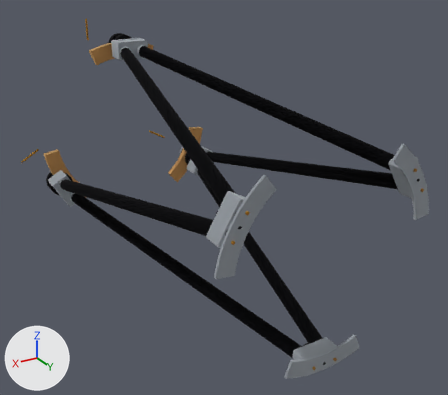
Two versions of the glTF model goto-rebuild/out/truss_joints/joints_full.glb, one commit apart.
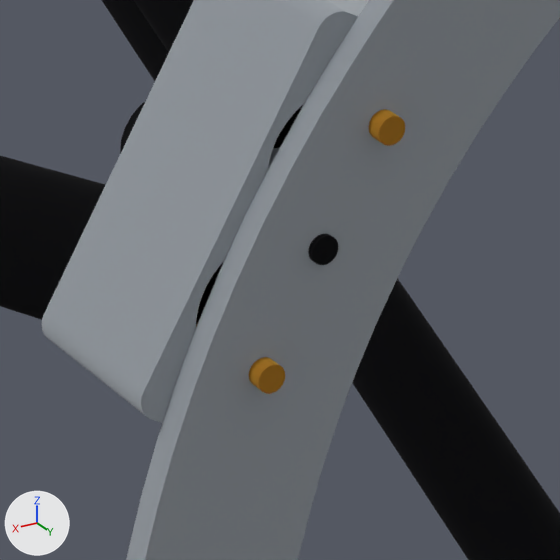
The first picture shows the older version from a 50 mm lens placed at (718.0, 1649.0, 580.0), pointed at (-87.0, 308.0, -90.0). The close-ups show the older and then the newer version on the part from 45% to 60% of the width and 50% to 67% of the height of that picture. Only the edits that show in the close-ups are written down. Arrows for +X, +Y and +Z are at lower left; the lights stay in place. Where no turn or scale is listed for an object, it has been applied to the vertices. Vertices at exactly the same position are counted once.

The first close-up shows 'cage_ring_30', 'pair_block_30', 'pair_dowels_30', 'pair_knob_30', 'pole_270_-1', 'pole_30_-1', 'pole_30_1'.
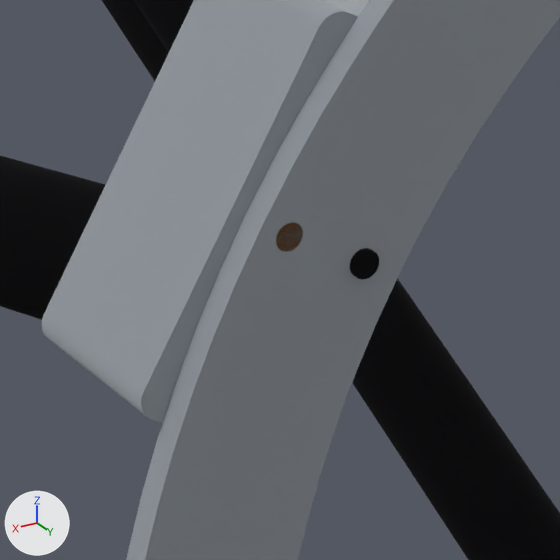
Diff of the bpy script that builds the scene:
```diff
--- a/goto-rebuild/out/truss_joints/joints_full.glb.py
+++ b/goto-rebuild/out/truss_joints/joints_full.glb.py
@@ me_pair_block_30 @@
 # used by ob_pair_block_30; location = (0.0, 0.0, 0.0)
-me_pair_block_30.from_pydata(...)  # 1134 vertices, 2276 faces; spans x 172.6..249.8, y 808.7..849.4, z 74.0..169.8
+me_pair_block_30.from_pydata(...)  # 1884 vertices, 3776 faces; spans x 172.6..249.8, y 808.7..849.4, z 74.0..169.8
+# me_pair_block_30 part 1: 51 vertices moved from x 191.7..231.2, y 808.7..849.4, z 102.8..140.0 to x 190.2..231.4, y 808.7..849.4, z 101.1..141.7; 529 vertices removed from x 187.8..236.9, y 808.7..849.4, z 91.6..153.6; 1279 vertices added at x 186.8..237.1, y 808.7..849.4, z 90.6..154.3
 me_pair_block_30.materials.append(mat_mat_0)
@@ me_pair_knob_30 @@
 # used by ob_pair_knob_30; location = (0.0, 0.0, 0.0)
-me_pair_knob_30.from_pydata(...)  # 756 vertices, 1508 faces; spans x 199.7..222.6, y 793.5..857.0, z 110.5..133.3
+me_pair_knob_30.from_pydata(...)  # 756 vertices, 1508 faces; spans x 189.8..212.7, y 793.5..857.0, z 104.8..127.6
+# me_pair_knob_30 part 2: the whole mesh is moved by (-9.9, 0.0, -5.7)
 me_pair_knob_30.materials.append(mat_mat_1)
@@ me_pair_dowels_30 @@
 # used by ob_pair_dowels_30; location = (0.0, 0.0, 0.0)
-me_pair_dowels_30.from_pydata(...)  # 504 vertices, 1000 faces; spans x 194.0..228.3, y 834.1..859.5, z 94.5..149.3
+me_pair_dowels_30.from_pydata(...)  # 252 vertices, 500 faces; spans x 215.7..222.0, y 836.7..855.7, z 123.2..129.5
+# me_pair_dowels_30 part 3: a new loose piece, a 126-sided cylinder along y spanning x 215.7..222.0, y 836.7..855.7, z 123.2..129.5, in mat_mat_2 (orange #cc9e40)
+# me_pair_dowels_30 part 4: the loose piece of 252 vertices spanning x 222.0..228.3, y 834.1..859.5, z 94.5..100.9 is deleted
+# me_pair_dowels_30 part 5: the loose piece of 252 vertices spanning x 194.0..200.4, y 834.1..859.5, z 142.9..149.3 is deleted
 me_pair_dowels_30.materials.append(mat_mat_2)
```

Boxes (x1, y1, x2, y2) around the edits, measured in the close-ups (560 x 560 px):
'pair_dowels_30', reshaped: before (196, 109, 405, 394); after (276, 222, 303, 252)
'pair_knob_30', moved: before (120, 102, 338, 265); after (350, 248, 379, 280)
part 1 of me_pair_block_30, built on (mostly hidden): (144, 13, 358, 423) in both
part 3 of me_pair_dowels_30, added: after (276, 222, 303, 252)
part 4 of me_pair_dowels_30, deleted (orange): before (196, 323, 285, 394)
part 5 of me_pair_dowels_30, deleted (orange): before (369, 109, 405, 146)
